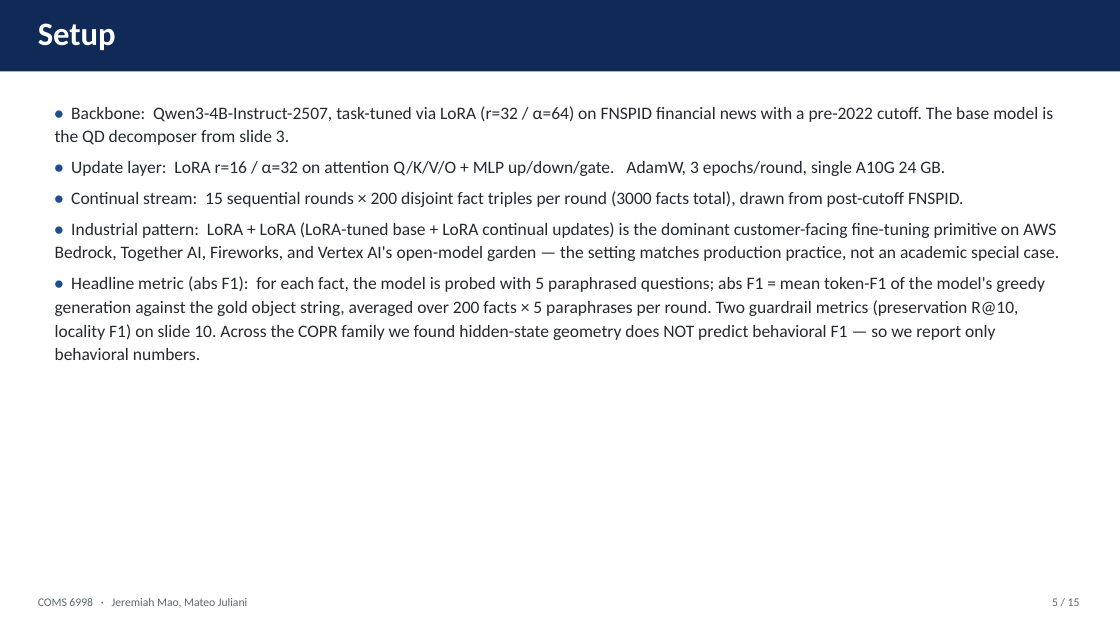
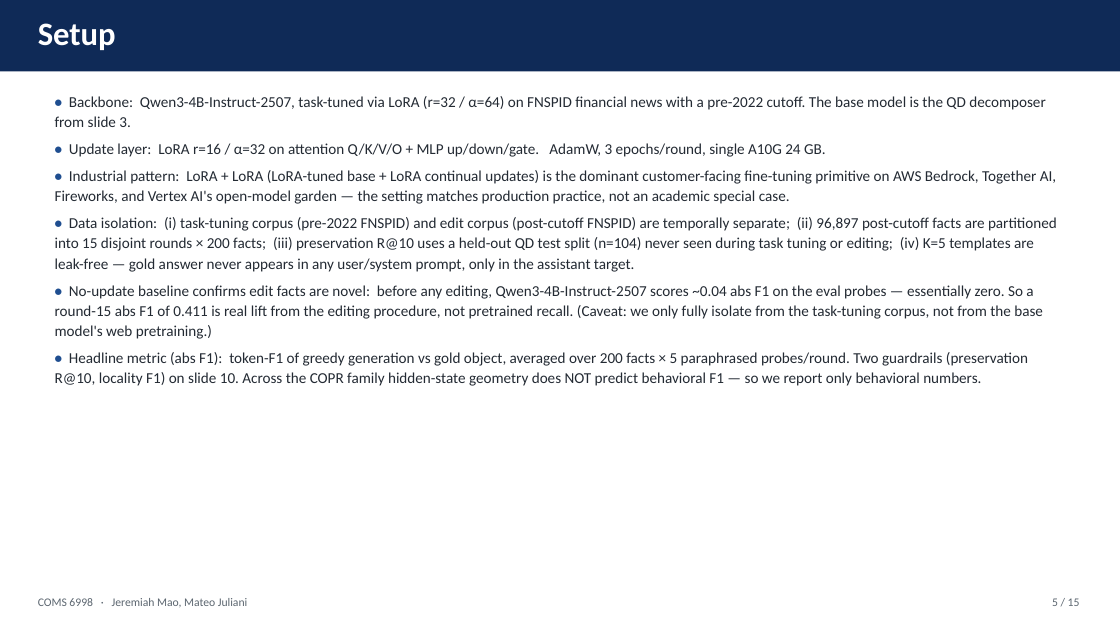
Before and after one commit to jeremiahmao/still-on-task-llm, a slide deck: slide 5 of paper_slides/synergy_deck.pptx. Drawn at 1120x630 pixels with LibreOffice and Linux fonts; fonts in the diff are those of the drawing. Boxes give left, top, right and bottom in pixels: in the first picture for what was removed or moved away, otherwise in the second. Text is boxed around its words. In the diff, an @@ line names an element or a change of style, - is before the commit and + after.

Commit message:
task: deck Setup slide — add data-isolation + no-update-baseline bullets so the audience knows facts are genuinely novel

```diff
--- a/paper_slides/synergy_deck.pptx
+++ b/paper_slides/synergy_deck.pptx
@@ text "• Backbone: Qwen3-4B-Instruct-2507, task-tuned via ...": place and size @@
-text "• Backbone: Qwen3-4B-Instruct-2507, task-tuned via ..." at (55,106,1060,360)
+text "• Backbone: Qwen3-4B-Instruct-2507, task-tuned via ..." at (55,96,1057,386)
@@ text at (55,96,1056,204): size 15 to 13 pt in "• Backbone: Qwen3-4B-Instruct-2507, task-tuned via LoRA (r=3 ...", "• Update layer: LoRA r=16 / α=32 ...", "• Industrial pattern: LoRA + LoRA (LoRA-tuned ..."; line spacing 1.13 to 1.1 @@
@@ text at (71,191,964,207): paragraph removed @@
-• Continual stream: 15 sequential rounds × 200 disjoint fact triples per round (3000 facts total), drawn from post-cutoff FNSPID.
@@ text at (55,217,1057,386): text changed; size 15 to 13 pt @@
-• Headline metric (abs F1): for each fact, the model is probed with 5 paraphrased questions; abs F1 = mean token-F1 of the model's greedy generation against the gold object string, averaged over 200 facts × 5 paraphrases per round. Two guardrail metrics (preservation R@10, locality F1) on slide 10. Across the COPR family we found hidden-state geometry does NOT predict behavioral F1 — so we report only behavioral numbers.
+• Data isolation: (i) task-tuning corpus (pre-2022 FNSPID) and edit corpus (post-cutoff FNSPID) are temporally separate; (ii) 96,897 post-cutoff facts are partitioned into 15 disjoint rounds × 200 facts; (iii) preservation R@10 uses a held-out QD test split (n=104) never seen during task tuning or editing; (iv) K=5 templates are leak-free — gold answer never appears in any user/system prompt, only in the assistant target.
+• No-update baseline confirms edit facts are novel: before any editing, Qwen3-4B-Instruct-2507 scores ~0.04 abs F1 on the eval probes — essentially zero. So a round-15 abs F1 of 0.411 is real lift from the editing procedure, not pretrained recall. (Caveat: we only fully isolate from the task-tuning corpus, not from the base model's web pretraining.)
+• Headline metric (abs F1): token-F1 of greedy generation vs gold object, averaged over 200 facts × 5 paraphrased probes/round. Two guardrails (preservation R@10, locality F1) on slide 10. Across the COPR family hidden-state geometry does NOT predict behavioral F1 — so we report only behavioral numbers.
```
Also in this commit, not shown: 1 other file.
